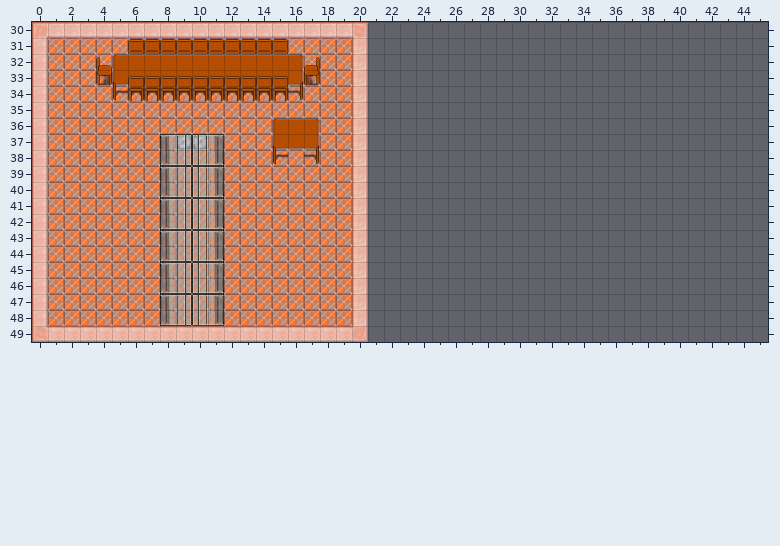
Two versions of a level (Tiled map (JSON), assets/tilemaps/lvl2.json). Above, as it was before the edit.
Cells are 32x32 px. Shown: x 0..45, y 30..49.
New version:
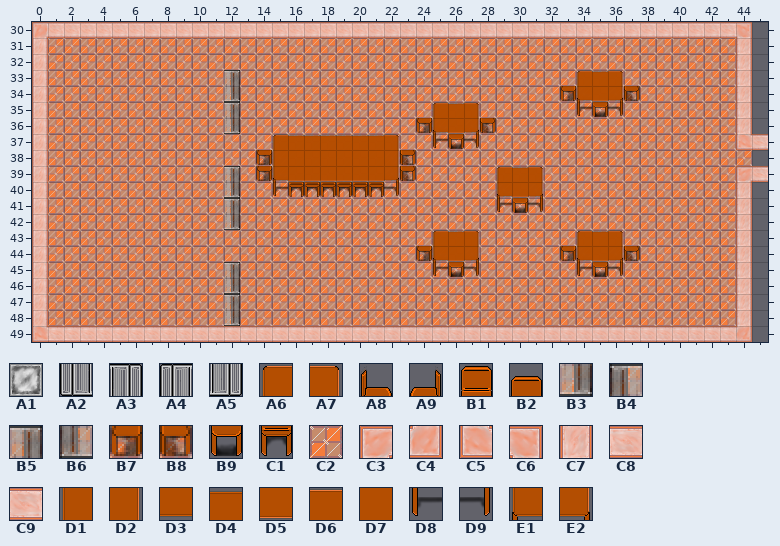
Key: from "newTileset": A1 2, A2 3 turned 270, A3 3 turned 90, A4 4 turned 270, A5 4 turned 90, A6 5, A7 6, A8 7, A9 7 flipped left-right, B1 8, B2 9, B3 23 turned 270, B4 23 turned 90, B5 24 turned 270, B6 24 turned 90, B7 27, B8 27 flipped left-right, B9 28, C1 29, C2 42, C3 43 flipped on the diagonal, C4 43 turned 180, C5 43 turned 270, C6 43 turned 90, C7 44 turned 180, C8 44 turned 270, C9 44 turned 90, D1 47, D2 48, D3 49, D4 49 flipped up-down, D5 50, D6 50 flipped up-down, D7 51, D8 65, D9 66, E1 67, E2 68.
__ is an empty cell.
Tiles replaced or removed in this view: A1, A2, A3, A4, A5, A6, A7, A8, A9, B1, B2, B3, B4, B5, B6, B7, B8, C1, C4, C6, C7, D3, D6, D8, D9, E1, E2.
See-through tiles are keyed as they look on the map.
Change:
Changed rows in their new state; .. is an unchanged cell.
Layer "Below Player":
first column x 21:
31 C2 C2 C2 C2 C2 C2 C2 C2 C2 C2 C2 C2 C2 C2 C2 C2 C2 C2 C2 C2 C2 C2 C2 .. ..
32 C2 C2 C2 C2 C2 C2 C2 C2 C2 C2 C2 C2 C2 C2 C2 C2 C2 C2 C2 C2 C2 C2 C2 .. ..
33 C2 C2 C2 C2 C2 C2 C2 C2 C2 C2 C2 C2 C2 C2 C2 C2 C2 C2 C2 C2 C2 C2 C2 .. ..
34 C2 C2 C2 C2 C2 C2 C2 C2 C2 C2 C2 C2 C2 C2 C2 C2 C2 C2 C2 C2 C2 C2 C2 .. ..
35 C2 C2 C2 C2 C2 C2 C2 C2 C2 C2 C2 C2 C2 C2 C2 C2 C2 C2 C2 C2 C2 C2 C2 .. ..
36 C2 C2 C2 C2 C2 C2 C2 C2 C2 C2 C2 C2 C2 C2 C2 C2 C2 C2 C2 C2 C2 C2 C2 .. ..
37 C2 C2 C2 C2 C2 C2 C2 C2 C2 C2 C2 C2 C2 C2 C2 C2 C2 C2 C2 C2 C2 C2 C2 C5 C9
38 .. C2 C2 C2 C2 C2 C2 C2 C2 C2 C2 C2 C2 C2 C2 C2 C2 C2 C2 C2 C2 C2 C2 C2 ..
39 C2 C2 C2 C2 C2 C2 C2 C2 C2 C2 C2 C2 C2 C2 C2 C2 C2 C2 C2 C2 C2 C2 C2 .. C9
40 C2 C2 C2 C2 C2 C2 C2 C2 C2 C2 C2 C2 C2 C2 C2 C2 C2 C2 C2 C2 C2 C2 C2 .. ..
41 C2 C2 C2 C2 C2 C2 C2 C2 C2 C2 C2 C2 C2 C2 C2 C2 C2 C2 C2 C2 C2 C2 C2 .. ..
42 C2 C2 C2 C2 C2 C2 C2 C2 C2 C2 C2 C2 C2 C2 C2 C2 C2 C2 C2 C2 C2 C2 C2 .. ..
43 C2 C2 C2 C2 C2 C2 C2 C2 C2 C2 C2 C2 C2 C2 C2 C2 C2 C2 C2 C2 C2 C2 C2 .. ..
44 C2 C2 C2 C2 C2 C2 C2 C2 C2 C2 C2 C2 C2 C2 C2 C2 C2 C2 C2 C2 C2 C2 C2 .. ..
45 C2 C2 C2 C2 C2 C2 C2 C2 C2 C2 C2 C2 C2 C2 C2 C2 C2 C2 C2 C2 C2 C2 C2 .. ..
46 C2 C2 C2 C2 C2 C2 C2 C2 C2 C2 C2 C2 C2 C2 C2 C2 C2 C2 C2 C2 C2 C2 C2 .. ..
47 C2 C2 C2 C2 C2 C2 C2 C2 C2 C2 C2 C2 C2 C2 C2 C2 C2 C2 C2 C2 C2 C2 C2 .. ..
48 C2 C2 C2 C2 C2 C2 C2 C2 C2 C2 C2 C2 C2 C2 C2 C2 C2 C2 C2 C2 C2 C2 C2 .. ..
Layer "World":
first column x 4:
30 .. .. .. .. .. .. .. .. .. .. .. .. .. .. .. .. C9 C9 C9 C9 C9 C9 C9 C9 C9 C9 C9 C9 C9 C9 C9 C9 C9 C9 C9 C9 C9 C9 C9 C9 C6
31 .. .. .. .. .. .. .. .. .. .. .. .. .. .. .. .. __ .. .. .. .. .. .. .. .. .. .. .. .. .. .. .. .. .. .. .. .. .. .. .. C7
32 .. __ __ __ __ __ __ __ __ __ __ __ __ .. .. .. __ .. .. .. .. .. .. .. .. .. .. .. .. .. .. .. .. .. .. .. .. .. .. .. C7
33 __ __ __ __ __ __ __ __ B5 __ __ __ __ __ .. .. __ .. .. .. .. .. .. .. .. .. .. .. .. .. A6 D4 A7 .. .. .. .. .. .. .. C7
34 .. __ __ __ __ __ __ __ B3 __ __ __ __ .. .. .. __ .. .. .. .. .. .. .. .. .. .. .. .. B7 E1 D5 E2 B8 .. .. .. .. .. .. C7
35 .. .. .. .. .. .. .. .. B5 .. .. .. .. .. .. .. __ .. .. .. .. A6 D4 A7 .. .. .. .. .. .. D8 B9 D9 .. .. .. .. .. .. .. C7
36 .. .. .. .. .. .. .. .. B3 .. .. __ __ __ .. .. __ .. .. .. B7 E1 D5 E2 B8 .. .. .. .. .. .. .. .. .. .. .. .. .. .. .. C7
37 .. .. .. .. __ __ __ __ .. .. .. A6 D4 D4 D4 D4 D4 D4 A7 .. .. D8 B9 D9 .. .. .. .. .. .. .. .. .. .. .. .. .. .. .. .. C5
38 .. .. .. .. __ .. .. __ .. .. B7 D1 D7 D7 D7 D7 D7 D7 D2 B8 .. .. .. .. .. .. .. .. .. .. .. .. .. .. .. .. .. .. .. .. ..
39 .. .. .. .. __ .. .. __ B5 .. B7 E1 D5 D5 D5 D5 D5 D5 E2 B8 .. .. .. .. .. A6 D4 A7 .. .. .. .. .. .. .. .. .. .. .. .. C3
40 .. .. .. .. __ .. .. __ B3 .. .. D8 C1 C1 C1 C1 C1 C1 D9 .. .. .. .. .. .. E1 D5 E2 .. .. .. .. .. .. .. .. .. .. .. .. C7
41 .. .. .. .. __ .. .. __ B5 .. .. .. .. .. .. .. __ .. .. .. .. .. .. .. .. D8 B9 D9 .. .. .. .. .. .. .. .. .. .. .. .. C7
42 .. .. .. .. __ .. .. __ B3 .. .. .. .. .. .. .. __ .. .. .. .. .. .. .. .. .. .. .. .. .. .. .. .. .. .. .. .. .. .. .. C7
43 .. .. .. .. __ .. .. __ .. .. .. .. .. .. .. .. __ .. .. .. .. A6 D4 A7 .. .. .. .. .. .. A6 D4 A7 .. .. .. .. .. .. .. C7
44 .. .. .. .. __ .. .. __ .. .. .. .. .. .. .. .. __ .. .. .. B7 E1 D5 E2 .. .. .. .. .. B7 E1 D5 E2 B8 .. .. .. .. .. .. C7
45 .. .. .. .. __ .. .. __ B5 .. .. .. .. .. .. .. __ .. .. .. .. D8 B9 D9 .. .. .. .. .. .. D8 B9 D9 .. .. .. .. .. .. .. C7
46 .. .. .. .. __ .. .. __ B3 .. .. .. .. .. .. .. __ .. .. .. .. .. .. .. .. .. .. .. .. .. .. .. .. .. .. .. .. .. .. .. C7
47 .. .. .. .. __ .. .. __ B5 .. .. .. .. .. .. .. __ .. .. .. .. .. .. .. .. .. .. .. .. .. .. .. .. .. .. .. .. .. .. .. C7
48 .. .. .. .. __ .. .. __ B3 .. .. .. .. .. .. .. __ .. .. .. .. .. .. .. .. .. .. .. .. .. .. .. .. .. .. .. .. .. .. .. C7
49 .. .. .. .. .. .. .. .. .. .. .. .. .. .. .. .. C8 C8 C8 C8 C8 C8 C8 C8 C8 C8 C8 C8 C8 C8 C8 C8 C8 C8 C8 C8 C8 C8 C8 C8 C4
Layer "Above Player" (now hidden):
first column x 4:
31 .. .. __ __ __ __ __ __ __ __ __ __ .. ..
32 __ .. .. .. .. .. .. .. .. .. .. .. .. __
33 .. .. __ __ __ __ __ __ __ __ __ __ .. ..
first column x 9:
37 __ __
38 __ __
39 __ __
40 __ __
41 __ __
42 __ __
43 __ __
44 __ __
45 __ __
46 __ __
47 __ __
48 __ __
Boxes around the changes in both pictures, in picture pixels (x1, y1, x2, y2):
changed: (96, 22, 768, 342)
